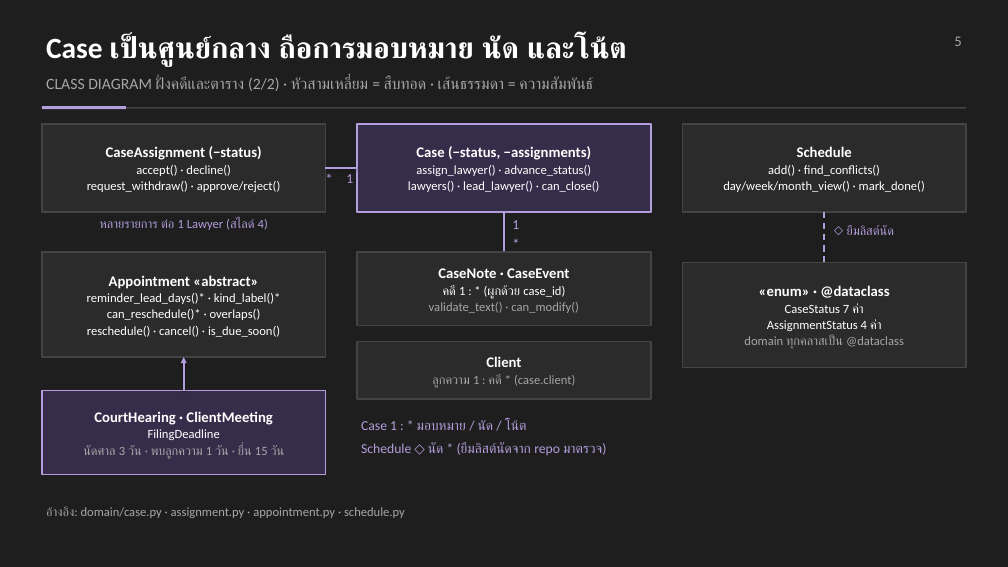
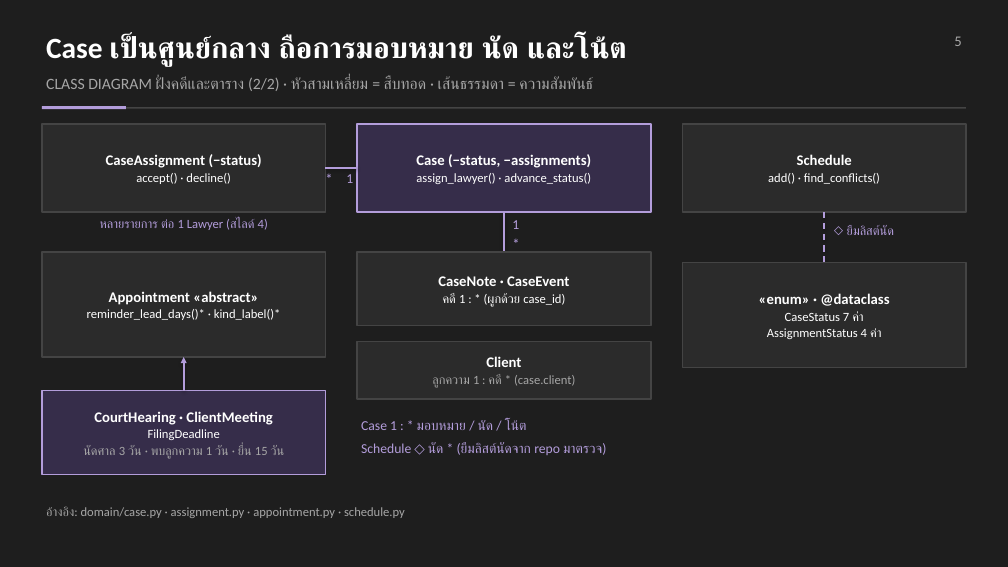
Before and after one commit to Maythane/Law-Firm-Project, a slide deck: slide 5 of docs/slides/LawFirm_Presentation.pptx. Drawn at 1008x567 pixels with LibreOffice and Linux fonts; fonts in the diff are those of the drawing. Boxes give left, top, right and bottom in pixels: in the first picture for what was removed or moved away, otherwise in the second. Text is boxed around its words. In the diff, an @@ line names an element or a change of style, - is before the commit and + after.

```diff
--- a/docs/slides/LawFirm_Presentation.pptx
+++ b/docs/slides/LawFirm_Presentation.pptx
@@ text at (x1=87, y1=181, x2=281, y2=192): paragraph removed @@
-request_withdraw() · approve/reject()
@@ text at (x1=408, y1=181, x2=600, y2=192): paragraph removed @@
-lawyers() · lead_lawyer() · can_close()
@@ text at (x1=723, y1=181, x2=925, y2=192): paragraph removed @@
-day/week/month_view() · mark_done()
@@ text at (x1=87, y1=309, x2=280, y2=337): paragraphs removed @@
-can_reschedule()* · overlaps()
-reschedule() · cancel() · is_due_soon()
@@ text at (x1=429, y1=302, x2=579, y2=313): paragraph removed @@
-validate_text() · can_modify()
@@ text at (x1=744, y1=335, x2=904, y2=349): paragraph removed @@
-domain ทุกคลาสเป็น @dataclass
```
Also in this commit, not shown: 6 other slides changed, 4 other files.
